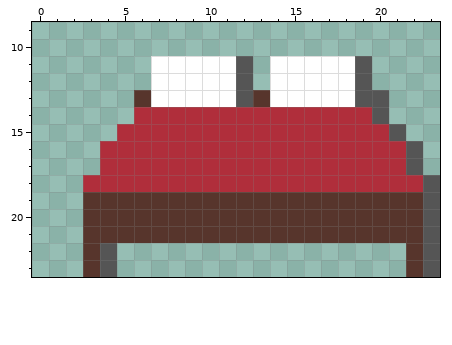
File history of a pixel-art file, assets/icons/angelus2010/Rooms/ang-bed-superior.aseprite. Above, as it was before the edit.
24x24 pixels, 1 frame. Shown: x 0..23, y 9..23. The old version is drawn lined up with the new one.
The result:
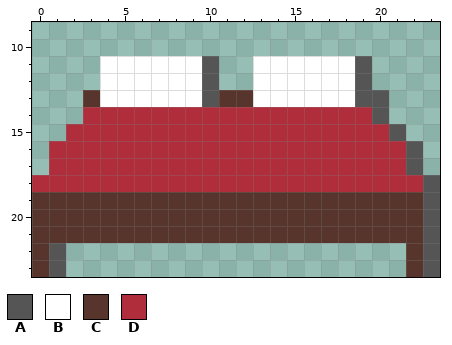
Palette (. is transparent): A #555555  B #ffffff  C #57352c  D #b02e3b
Edits made:
whole drawing moved by +1,+2 (the old picture is shown already moved)
Colour A now appears in rows 22 to 23 at x 1.
The author changed colour B to colour A in rows 11 to 13 at x 10.
Colour B now appears in rows 11 to 12 at x 4 to 6 and 13; in row 13 at x 4 to 5.
The author changed colour C to colour B in row 13 at x 6 and 13.
Colour C now appears in row 13 at x 3; in rows 19 to 21 at x 0 to 2; in rows 22 to 23 at x 0.
The author changed colour A to colour C in row 13 at x 12.
The author changed colour B to colour C in row 13 at x 11.
Colour D now appears in row 14 at x 3 to 5; in row 15 at x 2 to 4; in rows 16 to 17 at x 1 to 3; in row 18 at x 0 to 2.
Colour A is removed in rows 11 to 12 at x 12; in rows 22 to 23 at x 4.
Colour B is removed in rows 11 to 12 at x 11.
Colour C is removed in rows 22 to 23 at x 3.
Pixel boxes of the changes (left, top, right, bottom) in both pictures:
changed: (32, 56, 270, 277)
